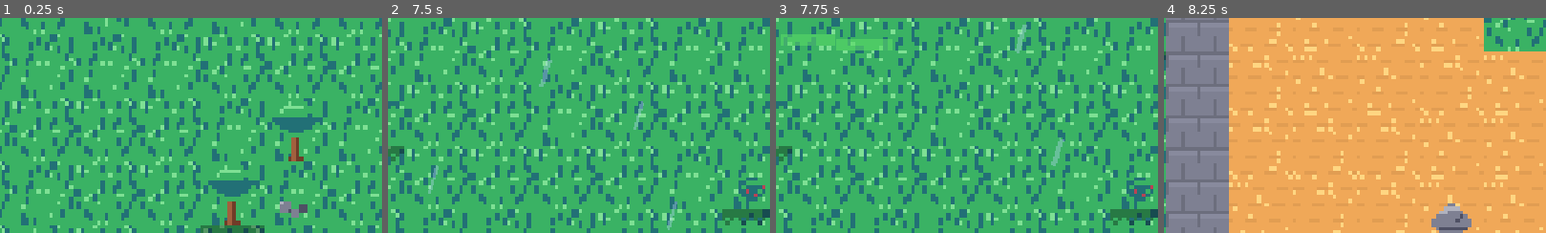
Above: before the commit, frames 1-4 (left to right).
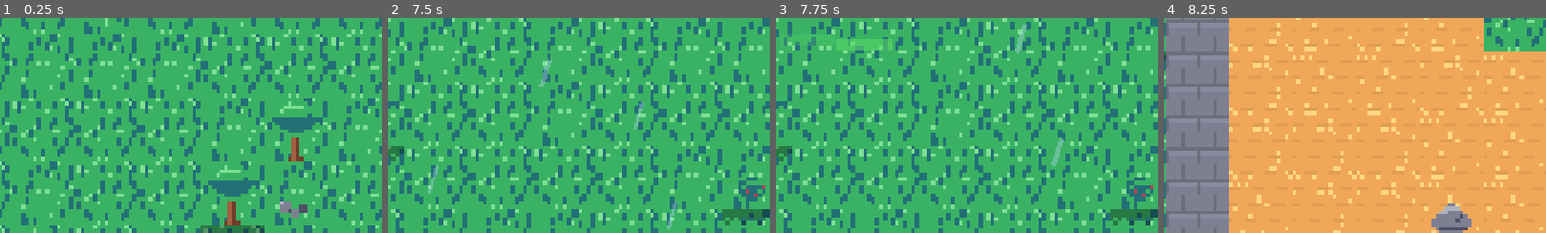
Above: after the commit, the same moments.

Repository: amirrezahadipoor/2D-RPG
Game: Godot game, scene res://tests/verify.tscn
Two runs of this game, one before a commit and one after it. Both use one fixed random seed, a clock stepped at 60 frames per second and the inputs below. This scene is started directly instead of the project's main scene.
Inputs (mouse positions are % of the whole screen's width and height, from its top left):
- Up to frame 1 (0.25 s): no input
- Up to frame 2 (7.5 s): move the mouse to (72, 45) at 0.52 s; hold D (move_right) 0.53-1.25 s; hold J (attack) 0.53-1.25 s; click (72, 45) at 0.67 s; tap K (dodge) at 0.8, 5.3 s; drag from (30, 55) to (45, 70) at 1.27 s; move the mouse to (60, 28) at 2.02 s; hold D (move_right) 2.03-2.75 s; hold E (interact) 2.03-2.75 s; click (60, 28) at 2.17 s; tap J (attack) at 2.3, 6.8 s; drag from (45, 70) to (20, 35) at 2.77 s; move the mouse to (80, 65) at 3.52 s; hold A (move_left) 3.53-4.25 s; hold K (dodge) 3.53-4.25 s; click (80, 65) at 3.67 s; tap E (interact) at 3.8 s; tap I (inventory) at 4.15 s; drag from (20, 35) to (35, 25) at 4.27 s; move the mouse to (55, 50) at 5.02 s; hold S (move_down) 5.03-5.75 s; hold L (locale) 5.03-5.75 s; click (55, 50) at 5.17 s; tap Escape (pause) at 5.65 s; drag from (35, 25) to (30, 55) at 5.77 s; move the mouse to (72, 45) at 6.52 s; hold W (move_up) 6.53-7.25 s; hold T (talents) 6.53-7.25 s; click (72, 45) at 6.67 s; drag from (30, 55) to (45, 70) at 7.27 s
- Up to frame 3 (7.75 s): no input
- Up to frame 4 (8.25 s): move the mouse to (60, 28) at 8.02 s; hold S (move_down) from 8.03 s (still down); hold J (attack) from 8.03 s (still down); click (60, 28) at 8.17 s
The pictures show only the part of the screen within x 15-65%, y 0-50%; the shares and areas given below are measured in that part.

Frames 1-2 are identical in both runs. In frame 3, 0.1% of the frame differs, in the area x 2-11%, y 7-13%; in frame 4, nothing differs.

Commit message:
C3+C4: crafting loop (hide/iron/herb/fish, 7 recipes, town bench + tap recipe book) and gathering (ore veins, fishing spots); 555 checks

Diff:
--- a/assets/locale/en.json
+++ b/assets/locale/en.json
@@ -301,5 +301,14 @@
  "enemy.ghoul_king": "Ghoul King",
  "enemy.frost_warden": "Frost Warden",
  "stairs.sealed": "Sealed — slay the boss first",
- "toast.boss_down": "The boss falls! The way down opens."
+ "toast.boss_down": "The boss falls! The way down opens.",
+ "item.hide": "Hide",
+ "item.iron": "Iron",
+ "item.herb": "Herb",
+ "craft.title": "Crafting Bench",
+ "craft.made": "Crafted: %s",
+ "bench.prompt": "Craft",
+ "mine.prompt": "Mine",
+ "fish.prompt": "Fish",
+ "item.fish": "Fish"
 }
--- a/assets/locale/fa.json
+++ b/assets/locale/fa.json
@@ -301,5 +301,14 @@
  "enemy.ghoul_king": "شاه غول",
  "enemy.frost_warden": "نگهبان یخ",
  "stairs.sealed": "مهر شده — نخست باس را بکش",
- "toast.boss_down": "باس فرو افتاد! راه پایین گشوده شد."
+ "toast.boss_down": "باس فرو افتاد! راه پایین گشوده شد.",
+ "item.hide": "چرم",
+ "item.iron": "آهن",
+ "item.herb": "گیاه",
+ "craft.title": "میز کار",
+ "craft.made": "ساخته شد: %s",
+ "bench.prompt": "کرفت",
+ "mine.prompt": "استخراج",
+ "fish.prompt": "ماهیگیری",
+ "item.fish": "ماهی"
 }
--- a/assets/sprites/asset_index.json
+++ b/assets/sprites/asset_index.json
@@ -109,7 +109,8 @@
     "foam",
     "foam2",
     "bones",
-    "crack"
+    "crack",
+    "bench"
   ],
   "enemies": {
     "slime": {
@@ -217,7 +218,11 @@
     "dragonfang_talisman",
     "health_potion",
     "greater_health_potion",
-    "stamina_potion"
+    "stamina_potion",
+    "hide",
+    "iron",
+    "herb",
+    "fish"
   ],
   "icon_grid": [
     8,
--- a/src/autoload/inventory.gd
+++ b/src/autoload/inventory.gd
@@ -115,8 +115,36 @@
 	return bag.size() < BAG_SIZE and total_weight() + int(entry["weight"]) <= ItemDB.CARRY_LIMIT
 
 # ------------------------------------------------------------------ bag -----
+func count_of(item_id: String) -> int:
+	var n := 0
+	for e in bag:
+		if e["id"] == item_id:
+			n += int(e.get("qty", 1))
+	return n
+
+func remove_id(item_id: String, qty: int) -> bool:
+	if count_of(item_id) < qty:
+		return false
+	var left := qty
+	for i in range(bag.size() - 1, -1, -1):
+		if bag[i]["id"] != item_id:
+			continue
+		var have: int = int(bag[i].get("qty", 1))
+		if have <= left:
+			left -= have
+			bag.remove_at(i)
+		else:
+			bag[i]["qty"] = have - left
+			left = 0
+		if left == 0:
+			break
+	changed.emit()
+	return true
+
 func add(entry: Dictionary) -> bool:
-	if Consumables.is_consumable(entry["id"]):
+	if not entry.has("weight"):
+		entry["weight"] = ItemDB.weight_of(entry["id"])
+	if Consumables.is_consumable(entry["id"]) or ItemDB.is_material(entry["id"]):
 		for e in bag:
 			if e["id"] == entry["id"]:
 				e["qty"] = int(e.get("qty", 1)) + 1
@@ -125,7 +153,7 @@
 	if not can_carry(entry):
 		denied.emit("inv.bag_full")
 		return false
-	if Consumables.is_consumable(entry["id"]):
+	if Consumables.is_consumable(entry["id"]) or ItemDB.is_material(entry["id"]):
 		entry["qty"] = int(entry.get("qty", 1))
 	bag.append(entry)
 	changed.emit()
--- a/src/data/art_index.gd
+++ b/src/data/art_index.gd
@@ -5,10 +5,10 @@
 const COLS := 8
 const DIRS := ["down", "up", "left", "right"]
 const FRAMES := {"idle": [0, 1], "walk": [2, 3, 4, 5], "attack": [6, 7]}
-const ICON_INDEX := {"iron_sword": 0, "steel_blade": 1, "gol …(544 unchanged characters)… health_potion": 30, "stamina_potion": 31}
+const ICON_INDEX := {"iron_sword": 0, "steel_blade": 1, "gol …(544 unchanged characters)… health_potion": 30, "stamina_potion": 31, "hide": 32, "iron": 33, "herb": 34, "fish": 35}
 const ICON_GRID := Vector2i(8, 16)
 const TERRAIN_INDEX := {"grass": 0, "grass2": 1, "sand": 2, "sand2": 3, "snow": 4, "swamp": 5, "stone": 6, "water": 7, "dirt": 8, "cobble": 9, "wood": 10, "cave": 11, "roof": 12, "shade": 13, "water2": 14, "roof_ridge": 15, "facade": 16, "facade_door": 17, "facade_win": 18, "facade_win_lit": 19}
-const PROP_INDEX := {"tree": 0, "rock": 1, "bush": 2, "flower": 3, "chest": 4, "stairs": 5, "sign": 6, "torch": 7, "tomb": 8, "fence": 9, "well": 10, "chimney": 11, "pebble": 12, "tuft": 13, "foam": 14, "foam2": 15, "bones": 16, "crack": 17}
+const PROP_INDEX := {"tree": 0, "rock": 1, "bush": 2, "flower": 3, "chest": 4, "stairs": 5, "sign": 6, "torch": 7, "tomb": 8, "fence": 9, "well": 10, "chimney": 11, "pebble": 12, "tuft": 13, "foam": 14, "foam2": 15, "bones": 16, "crack": 17, "bench": 18}
 const ENEMIES := {"slime": {"w": 24, "h": 24, "frames": 4, "cols": 4}, "bat": {"w": 24, "h": 24, "frames": 4, "cols": 4 …(547 unchanged characters)…
 const EQUIPMENT_SLOTS := ["chest", "helmet", "legs", "boots", "weapon", "accessory"]
 const EQUIPMENT_IDS := {"chest": ["tunic_cloth", "leather_vest", "iron_plate", "royal_plate", "mage_robe"], "helmet": [ …(361 unchanged characters)…
--- a/src/data/items.gd
+++ b/src/data/items.gd
@@ -30,6 +30,12 @@
 	"amulet_of_depths": 1, "idol_of_embers": 4, "dragonfang_talisman": 2,
 }
 
+## Crafting materials (Phase C3): stack like potions, never equipped.
+const MATERIALS := {"hide": 1, "iron": 1, "herb": 1, "fish": 1}
+
+static func is_material(item_id: String) -> bool:
+	return MATERIALS.has(item_id)
+
 const CARRY_LIMIT := 40
 
 static func armor_of(item_id: String) -> int:
--- /dev/null
+++ b/src/data/recipes.gd
@@ -0,0 +1,37 @@
+# Crafting recipes (Phase C3): materials in, gear and potions out.
+class_name Recipes
+
+const ALL := [
+	{"id": "health_potion", "cost": {"herb": 2}},
+	{"id": "greater_health_potion", "cost": {"herb": 3, "hide": 1}},
+	{"id": "leather_vest", "cost": {"hide": 3}},
+	{"id": "iron_helm", "cost": {"iron": 2}},
+	{"id": "iron_sword", "cost": {"iron": 2, "hide": 1}},
+	{"id": "steel_blade", "cost": {"iron": 3, "hide": 1}},
+	{"id": "stamina_potion", "cost": {"fish": 1, "herb": 1}},
+]
+
+## What each foe leaves behind besides gold (Phase C3 loot loop).
+const MAT_DROP := {
+	"slime": "herb", "bat": "herb", "wolf": "hide", "goblin": "hide",
+	"skeleton": "iron", "orc": "iron", "demon": "iron", "shaman": "herb",
+	"golem": "iron", "ghoul_king": "iron", "frost_warden": "iron", "dragon": "iron",
+}
+
+static func can_craft(cost: Dictionary) -> bool:
+	for mat in cost:
+		if Inventory.count_of(mat) < int(cost[mat]):
+			return false
+	return true
+
+static func craft(recipe_id: String) -> bool:
+	for r in ALL:
+		if r["id"] != recipe_id:
+			continue
+		if not can_craft(r["cost"]):
+			return false
+		for mat in r["cost"]:
+			Inventory.remove_id(mat, int(r["cost"][mat]))
+		Inventory.add(Inventory.roll_entry(recipe_id))
+		return true
+	return false
--- /dev/null
+++ b/src/entities/bench.gd
@@ -0,0 +1,40 @@
+# The town crafting bench (Phase C3): tap it and the recipe book opens.
+class_name Bench
+extends Node2D
+
+var _spr: Sprite2D
+var _prompt: Label
+
+func _ready() -> void:
+	add_to_group("interact")
+	_spr = Sprite2D.new()
+	_spr.texture = load("res://assets/sprites/tiles/props.png")
+	var i: int = ArtIndex.PROP_INDEX["bench"]
+	_spr.hframes = 8
+	_spr.vframes = int(_spr.texture.get_height() / 16)
+	_spr.frame = i
+	_spr.centered = false
+	_spr.offset = Vector2(-8, -16)
+	_spr.texture_filter = CanvasItem.TEXTURE_FILTER_NEAREST
+	add_child(_spr)
+	_prompt = Label.new()
+	_prompt.add_theme_font_size_override("font_size", 8)
+	_prompt.add_theme_color_override("font_color", Color(1, 0.9, 0.4))
+	_prompt.add_theme_color_override("font_outline_color", Color(0, 0, 0, 0.95))
+	_prompt.add_theme_constant_override("outline_size", 2)
+	_prompt.text = "[E] " + I18N.tr_str("bench.prompt")
+	_prompt.position = Vector2(-24, -34)
+	_prompt.visible = false
+	add_child(_prompt)
+
+func _process(_d: float) -> void:
+	var hero := get_tree().get_first_node_in_group("player") as Node2D
+	if hero == null:
+		return
+	_prompt.visible = global_position.distance_to(hero.global_position) < 20.0
+
+func interact() -> void:
+	var ui := get_tree().get_first_node_in_group("craft_ui")
+	if ui != null and ui.has_method("open"):
+		ui.open()
+		Sfx.play("click")
--- a/src/entities/enemy.gd
+++ b/src/entities/enemy.gd
@@ -486,6 +486,7 @@
 func _die() -> void:
 	Juice.hitstop()
 	Juice.haptic(10)
+	_drop_material()
 	state = State.DEAD
 	velocity = Vector2.ZERO
 	Stats.add_xp(xp_value)
@@ -507,3 +508,15 @@
 	# a plain timer guarantees the corpse is freed even if the tween is
 	# interrupted (scene change, parent freed mid-fade)
 	_death_timer = 0.45
+
+## Phase C3: foes leave crafting materials behind (45% chance).
+func _drop_material() -> void:
+	if not is_inside_tree():
+		return
+	var mat: String = Recipes.MAT_DROP.get(enemy_type, "")
+	if mat == "" or randf() > 0.45:
+		return
+	var pk := Pickup.new()
+	get_parent().add_child(pk)
+	pk.global_position = global_position + Vector2(randf_range(-6, 6), randf_range(-4, 4))
+	pk.setup({"id": mat, "qty": 1})
--- /dev/null
+++ b/src/entities/fish_spot.gd
@@ -0,0 +1,43 @@
+# A rippling fishing spot (Phase C4): tap, wait for the bob, eat well.
+class_name FishSpot
+extends Node2D
+
+var uses := 3
+var _ring: TeleRing
+var _prompt: Label
+
+func _ready() -> void:
+	add_to_group("interact")
+	_ring = TeleRing.new()
+	_ring.radius = 7.0
+	_ring.modulate = Color(0.7, 0.85, 1.0, 0.8)
+	add_child(_ring)
+	_prompt = Label.new()
+	_prompt.add_theme_font_size_override("font_size", 8)
+	_prompt.add_theme_color_override("font_color", Color(1, 0.9, 0.4))
+	_prompt.add_theme_color_override("font_outline_color", Color(0, 0, 0, 0.95))
+	_prompt.add_theme_constant_override("outline_size", 2)
+	_prompt.text = "[E] " + I18N.tr_str("fish.prompt")
+	_prompt.position = Vector2(-24, -22)
+	_prompt.visible = false
+	add_child(_prompt)
+
+func _process(_d: float) -> void:
+	var hero := get_tree().get_first_node_in_group("player") as Node2D
+	if hero == null:
+		return
+	_prompt.visible = uses > 0 and global_position.distance_to(hero.global_position) < 22.0
+
+func interact() -> void:
+	if uses <= 0:
+		return
+	uses -= 1
+	Juice.puff(global_position)
+	Sfx.play("potion", -10.0)
+	var pk := Pickup.new()
+	get_parent().add_child(pk)
+	pk.global_position = global_position
+	pk.setup({"id": "fish", "qty": 1})
+	if uses == 0:
+		_ring.visible = false
+		_prompt.visible = false
--- /dev/null
+++ b/src/entities/mine_node.gd
@@ -0,0 +1,50 @@
+# A glittering ore vein (Phase C4): hold-tap three times and it is spent.
+class_name MineNode
+extends Node2D
+
+var uses := 3
+var _spr: Sprite2D
+var _prompt: Label
+
+func _ready() -> void:
+	add_to_group("interact")
+	_spr = Sprite2D.new()
+	_spr.texture = load("res://assets/sprites/tiles/props.png")
+	_spr.hframes = 8
+	_spr.vframes = int(_spr.texture.get_height() / 16)
+	_spr.frame = ArtIndex.PROP_INDEX["rock"]
+	_spr.centered = false
+	_spr.offset = Vector2(-8, -16)
+	_spr.texture_filter = CanvasItem.TEXTURE_FILTER_NEAREST
+	_spr.modulate = Color(1.15, 1.05, 0.9)
+	add_child(_spr)
+	_prompt = Label.new()
+	_prompt.add_theme_font_size_override("font_size", 8)
+	_prompt.add_theme_color_override("font_color", Color(1, 0.9, 0.4))
+	_prompt.add_theme_color_override("font_outline_color", Color(0, 0, 0, 0.95))
+	_prompt.add_theme_constant_override("outline_size", 2)
+	_prompt.text = "[E] " + I18N.tr_str("mine.prompt")
+	_prompt.position = Vector2(-24, -30)
+	_prompt.visible = false
+	add_child(_prompt)
+
+func _process(_d: float) -> void:
+	var hero := get_tree().get_first_node_in_group("player") as Node2D
+	if hero == null:
+		return
+	_prompt.visible = uses > 0 and global_position.distance_to(hero.global_position) < 20.0
+
+func interact() -> void:
+	if uses <= 0:
+		return
+	uses -= 1
+	Juice.haptic(12)
+	Juice.puff(global_position + Vector2(0, -8))
+	Sfx.play("click", -8.0)
+	var pk := Pickup.new()
+	get_parent().add_child(pk)
+	pk.global_position = global_position + Vector2(0, -4)
+	pk.setup({"id": "iron" if randf() < 0.7 else "herb", "qty": 1})
+	if uses == 0:
+		_spr.modulate = Color(0.6, 0.6, 0.62)
+		_prompt.visible = false
--- a/src/main.gd
+++ b/src/main.gd
@@ -92,6 +92,9 @@
 	add_child(talents)
 
 	dialogue = DialogueUI.new()
+	var craft_ui := CraftUI.new()
+	craft_ui.name = "CraftUI"
+	add_child(craft_ui)
 	dialogue.name = "DialogueUI"
 	add_child(dialogue)
 
--- /dev/null
+++ b/src/ui/craft_ui.gd
@@ -0,0 +1,100 @@
+# Recipe book (Phase C3): tap a row to craft when the materials are there.
+class_name CraftUI
+extends CanvasLayer
+
+var _root: Control
+var _rows: Array = []      # [recipe, Control, Label, Label]
+var open_flag := false
+
+func _ready() -> void:
+	add_to_group("craft_ui")
+	add_to_group("modal_ui")
+	layer = 30
+	_root = Control.new()
+	_root.set_anchors_preset(Control.PRESET_FULL_RECT)
+	_root.visible = false
+	add_child(_root)
+	var dim := ColorRect.new()
+	dim.color = Color(0, 0, 0, 0.6)
+	dim.set_anchors_preset(Control.PRESET_FULL_RECT)
+	_root.add_child(dim)
+	var panel := ColorRect.new()
+	panel.color = Color(0.12, 0.11, 0.16, 0.97)
+	panel.position = Vector2(120, 30)
+	panel.size = Vector2(240, 210)
+	_root.add_child(panel)
+	var title := Label.new()
+	title.add_theme_font_size_override("font_size", 9)
+	title.add_theme_font_override("font", load(I18N.FONT_REGULAR_PATH))
+	title.add_theme_color_override("font_color", Color(1, 0.85, 0.5))
+	title.position = Vector2(0, 34)
+	title.size = Vector2(480, 12)
+	title.horizontal_alignment = HORIZONTAL_ALIGNMENT_CENTER
+	title.text = I18N.tr_str("craft.title")
+	_root.add_child(title)
+	for i in Recipes.ALL.size():
+		var row := Control.new()
+		row.position = Vector2(126, 52 + i * 26)
+		row.size = Vector2(228, 24)
+		_root.add_child(row)
+		var bg := ColorRect.new()
+		bg.color = Color(1, 1, 1, 0.06)
+		bg.set_anchors_preset(Control.PRESET_FULL_RECT)
+		row.add_child(bg)
+		var nm := Label.new()
+		nm.add_theme_font_size_override("font_size", 7)
+		nm.add_theme_font_override("font", load(I18N.FONT_REGULAR_PATH))
+		nm.position = Vector2(4, 2)
+		row.add_child(nm)
+		var cost := Label.new()
+		cost.add_theme_font_size_override("font_size", 6)
+		cost.add_theme_font_override("font", load(I18N.FONT_REGULAR_PATH))
+		cost.position = Vector2(4, 12)
+		row.add_child(cost)
+		_rows.append([Recipes.ALL[i], row, nm, cost])
+	_refresh()
+
+func open() -> void:
+	open_flag = true
+	_root.visible = true
+	_refresh()
+
+func close() -> void:
+	open_flag = false
+	_root.visible = false
+
+func _refresh() -> void:
+	for r in _rows:
+		var rec: Dictionary = r[0]
+		(r[2] as Label).text = I18N.tr_str("item." + rec["id"])
+		var parts := []
+		for mat in rec["cost"]:
+			parts.append("%d %s" % [int(rec["cost"][mat]), I18N.tr_str("item." + mat)])
+		var ok := Recipes.can_craft(rec["cost"])
+		(r[3] as Label).text = "  ".join(parts)
+		(r[3] as Label).add_theme_color_override("font_color",
+				Color(0.55, 0.9, 0.55) if ok else Color(0.75, 0.5, 0.5))
+		(r[2] as Label).add_theme_color_override("font_color",
+				Color(1, 0.95, 0.8) if ok else Color(0.6, 0.6, 0.6))
+
+func _input(event: InputEvent) -> void:
+	if not open_flag:
+		return
+	if event is InputEventScreenTouch or event is InputEventMouseButton:
+		if not event.is_pressed():
+			return
+		var p: Vector2 = (event as InputEvent).position
+		for i in _rows.size():
+			if Rect2(_rows[i][1].position, _rows[i][1].size).has_point(p):
+				if Recipes.craft(_rows[i][0]["id"]):
+					Sfx.play("levelup", -6.0)
+					var hud := get_tree().get_first_node_in_group("hud")
+					if hud != null and hud.has_method("show_toast"):
+						hud.show_toast(I18N.tr_str("craft.made") % I18N.tr_str("item." + _rows[i][0]["id"]))
+				else:
+					Sfx.play("denied")
+				_refresh()
+				get_viewport().set_input_as_handled()
+				return
+		if not Rect2(Vector2(120, 30), Vector2(240, 210)).has_point(p):
+			close()
--- a/src/world/world.gd
+++ b/src/world/world.gd
@@ -65,6 +65,8 @@
 	_spawn_spawner()
 	_spawn_npcs()
 	_place_chests()
+	_place_benches()
+	_place_gather_nodes()
 	_place_landmarks()
 	_place_pois()
 	poi_seen.clear()
@@ -823,6 +825,40 @@
 ## Hand-composed set pieces, one per biome where the seed allows (Phase A2):
 ## a ruined tower, lakeside pier, crypt, obelisk, stone circle, witch hut.
 ## They are built from existing tiles/props so collision stays coherent.
+## Ore veins in rock and sand, fishing spots on lake edges (Phase C4).
+func _place_gather_nodes() -> void:
+	var rng := RandomNumberGenerator.new()
+	rng.seed = world_seed + 431
+	var mines := 0
+	var fish := 0
+	for attempt in range(400):
+		var x: int = rng.randi_range(6, WORLD_W - 7)
+		var y: int = rng.randi_range(6, WORLD_H - 7)
+		var i := y * WORLD_W + x
+		var biome: String = _biome_grid[i]
+		if mines < 6 and biome in ["caves", "desert", "snow"] and _road_grid[i] == 0 \
+				and _settlement_at_tile(Vector2i(x, y)).is_empty():
+			var m := MineNode.new()
+			actors.add_child(m)
+			m.global_position = Vector2(x * 16.0 + 8.0, y * 16.0 + 8.0)
+			mines += 1
+		elif fish < 5 and biome == "water" and y > 0 and _biome_grid[i - WORLD_W] != "water":
+			var f := FishSpot.new()
+			actors.add_child(f)
+			f.global_position = Vector2(x * 16.0 + 8.0, y * 16.0 + 2.0)
+			fish += 1
+
+## One crafting bench per town plaza (Phase C3).
+func _place_benches() -> void:
+	for st in settlements:
+		if st["type"] != "town":
+			continue
+		var b := Bench.new()
+		b.name = "Bench"
+		actors.add_child(b)
+		var p: Vector2i = st["plaza"]
+		b.global_position = Vector2((p.x + 2) * 16.0 + 8.0, (p.y + 1) * 16.0 + 8.0)
+
 func _place_landmarks() -> void:
 	landmarks.clear()
 	cell_terrain.clear()
--- a/tests/verify.gd
+++ b/tests/verify.gd
@@ -49,6 +49,8 @@
 	await _check_bosses()
 	await _check_music_loops()
 	_check_camera()
+	await _check_craft()
+	await _check_gather()
 	await _check_people()
 	_check_quests()
 	await _check_endgame()
@@ -1147,6 +1149,51 @@
 	_ok(h.cam.position.length() < h.cam.position.length() + 1.0, "and settles back when idle")
 	h.cam.position = Vector2.ZERO
 
+func _check_craft() -> void:
+	print("== crafting C3 ==")
+	Inventory.reset_run()
+	Inventory.add({"id": "iron", "qty": 3})
+	Inventory.add({"id": "hide", "qty": 2})
+	_ok(Inventory.count_of("iron") == 3, "materials stack in the bag")
+	_ok(Recipes.can_craft({"iron": 2, "hide": 1}), "iron sword is within reach")
+	_ok(Recipes.craft("iron_sword"), "crafting consumes and yields")
+	_ok(Inventory.count_of("iron") == 1 and Inventory.count_of("hide") == 1, "materials were spent")
+	var has_sword := false
+	for e in Inventory.bag:
+		if e["id"] == "iron_sword":
+			has_sword = true
+	_ok(has_sword, "the forged blade lands in the bag")
+	var bench_found := false
+	for n in get_tree().get_nodes_in_group("interact"):
+		if n is Bench:
+			bench_found = true
+	_ok(bench_found, "towns keep a crafting bench")
+	Inventory.reset_run()
+
+func _check_gather() -> void:
+	print("== gathering C4 ==")
+	var mines := 0
+	var spots := 0
+	for n in get_tree().get_nodes_in_group("interact"):
+		if n is MineNode:
+			mines += 1
+		elif n is FishSpot:
+			spots += 1
+	_ok(mines >= 3, "ore veins glitter in the wilds (%d)" % mines)
+	_ok(spots >= 2, "lakes keep fishing spots (%d)" % spots)
+	Inventory.reset_run()
+	for n in get_tree().get_nodes_in_group("interact"):
+		if n is MineNode:
+			n.interact()
+			break
+	await get_tree().process_frame
+	var dropped := false
+	for n in get_tree().get_nodes_in_group("pickup"):
+		if n.get("entry") != null and n.entry.get("id", "") in ["iron", "herb"]:
+			dropped = true
+	_ok(dropped, "mining drops ore for the hero to pick up")
+	Inventory.reset_run()
+
 func _check_people() -> void:
 	print("== people ==")
 	_ok(world.npcs.size() >= 8, "NPCs live in the settlements (%d)" % world.npcs.size())
--- a/tools/screenshot.gd
+++ b/tools/screenshot.gd
@@ -345,6 +345,17 @@
 			for i in 6:
 				await get_tree().process_frame
 			await _grab("17_shop")
+
+		# ---- crafting bench book (Phase C3) ----
+		var cui: Node = get_tree().get_first_node_in_group("craft_ui")
+		if cui != null:
+			Inventory.add({"id": "iron", "qty": 3})
+			Inventory.add({"id": "hide", "qty": 2})
+			cui.open()
+			for i in 6:
+				await get_tree().process_frame
+			await _grab("17b_craft")
+			cui.close()
 			dlg2.close()
 
 	# ---- hidden chamber: cracked wall shattered, relic chest glowing ----
Binary file changed: assets/sprites/items/equipment_icons.png
Binary file changed: assets/sprites/tiles/props.png
Not shown, changed: ROADMAP.md
